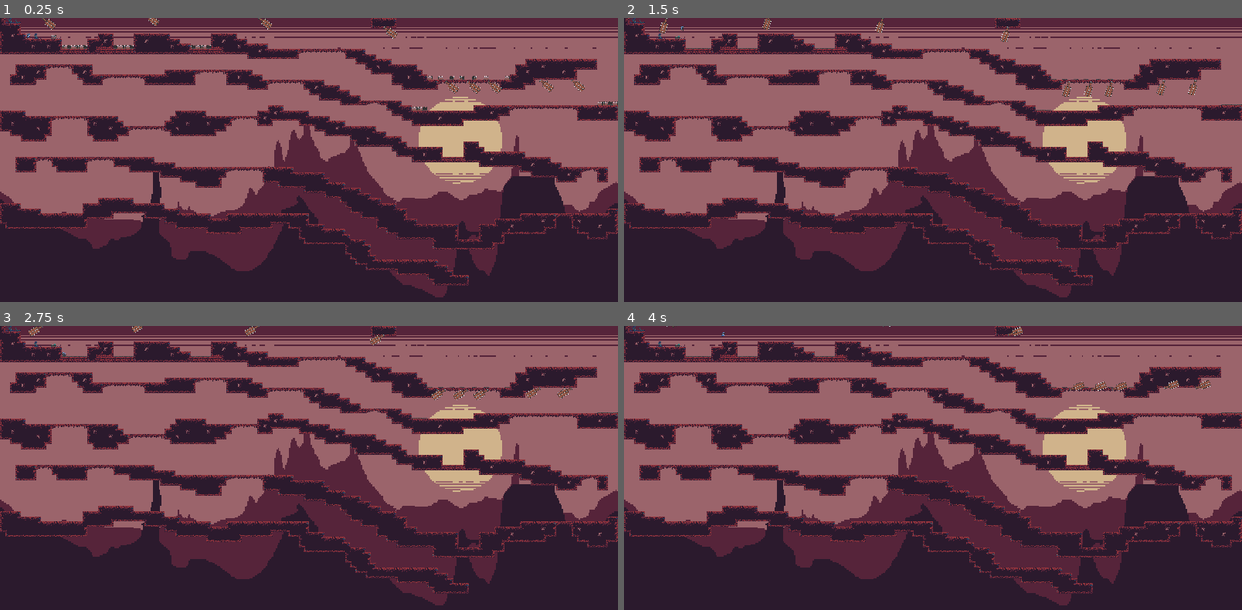
Above: before the commit, frames 1-4 (two rows, left to right).
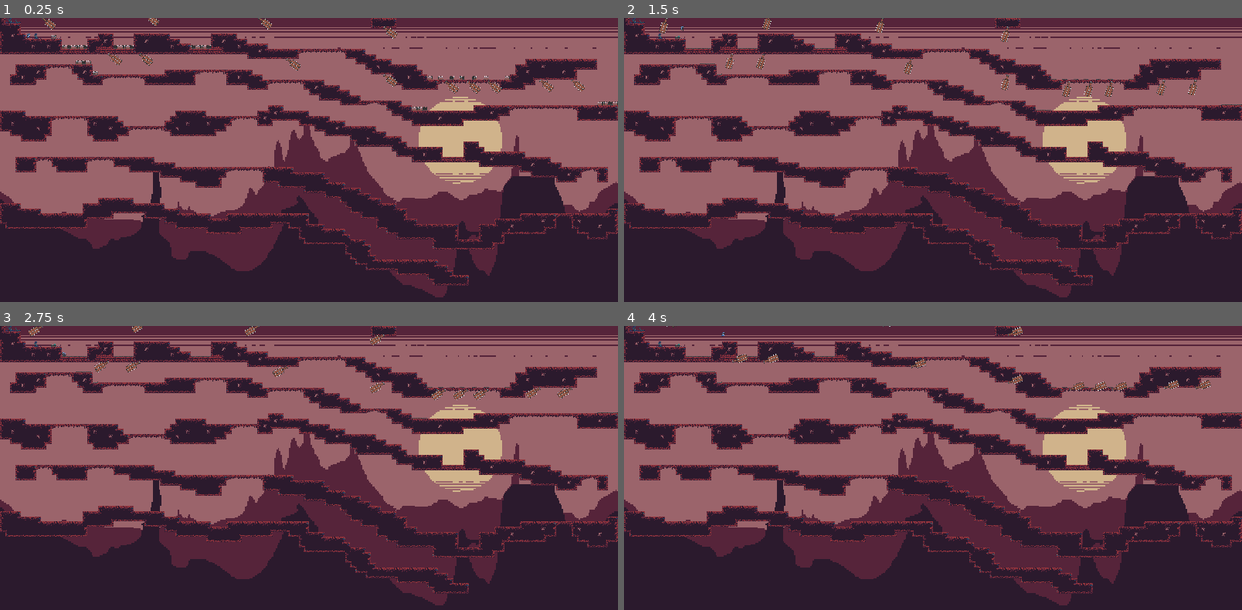
Above: after the commit, the same moments.

Repository: Lagswastaken/Platformer
Game: Godot game, scene res://World.tscn
Two runs of this game, one before a commit and one after it. Both use one fixed random seed, a clock stepped at 60 frames per second and the inputs below.
Inputs:
- Up to frame 1 (0.25 s): no input
- Up to frame 2 (1.5 s): hold Right (right) from 0.53 s (still down); tap Space (jump) at 0.77 s
- Up to frame 3 (2.75 s): tap Space (jump) at 1.52 s; release Right (right) at 2.03 s; hold A (left) from 2.03 s (still down)
- Up to frame 4 (4 s): release A (left) at 2.78 s; hold Right (right) from 2.78 s (still down); tap Space (jump) at 3.02, 3.77 s

The runs differ from the first frame. In frame 1, 0.2% of the frame differs, in the area x 12-65%, y 12-25%; in frame 2, 0.2%; in frame 3, 0.2%; in frame 4, 0.2%.

Commit message:
Update World.tscn

Diff:
--- a/World.tscn
+++ b/World.tscn
@@ -378,6 +378,22 @@
 position = Vector2( 200, 88 )
 rotation = 3.14159
 
+[node name="Spike Traps29" parent="." instance=ExtResource( 7 )]
+position = Vector2( 296, 169 )
+rotation = 3.14159
+
+[node name="Spike Traps30" parent="." instance=ExtResource( 7 )]
+position = Vector2( 275, 136 )
+rotation = 3.14159
+
+[node name="Spike Traps31" parent="." instance=ExtResource( 7 )]
+position = Vector2( 259, 136 )
+rotation = 3.14159
+
+[node name="Spike Traps32" parent="." instance=ExtResource( 7 )]
+position = Vector2( 243, 136 )
+rotation = 3.14159
+
 [node name="Spike Traps3" parent="." instance=ExtResource( 7 )]
 position = Vector2( 216, 88 )
 rotation = -3.14159
@@ -503,5 +519,17 @@
 [node name="Swinging Trap9" parent="." instance=ExtResource( 6 )]
 position = Vector2( 1384, 198 )
 
+[node name="Swinging Trap10" parent="." instance=ExtResource( 6 )]
+position = Vector2( 1193, 177 )
+
+[node name="Swinging Trap11" parent="." instance=ExtResource( 6 )]
+position = Vector2( 892, 127 )
+
 [node name="Swinging Trap6" parent="." instance=ExtResource( 6 )]
 position = Vector2( 1776, 193 )
+
+[node name="Swinging Trap12" parent="." instance=ExtResource( 6 )]
+position = Vector2( 434, 112 )
+
+[node name="Swinging Trap13" parent="." instance=ExtResource( 6 )]
+position = Vector2( 337, 111 )
